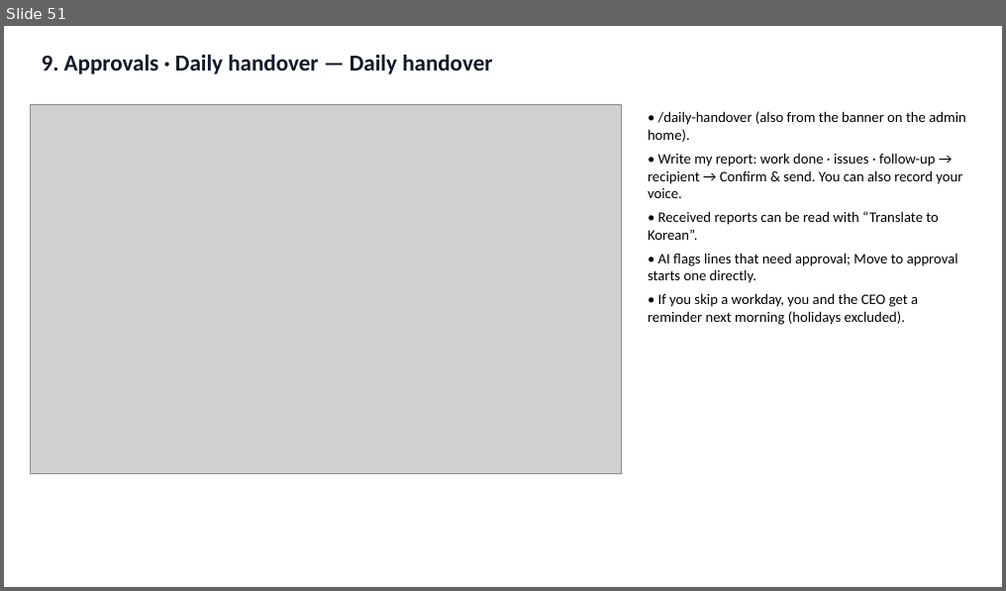
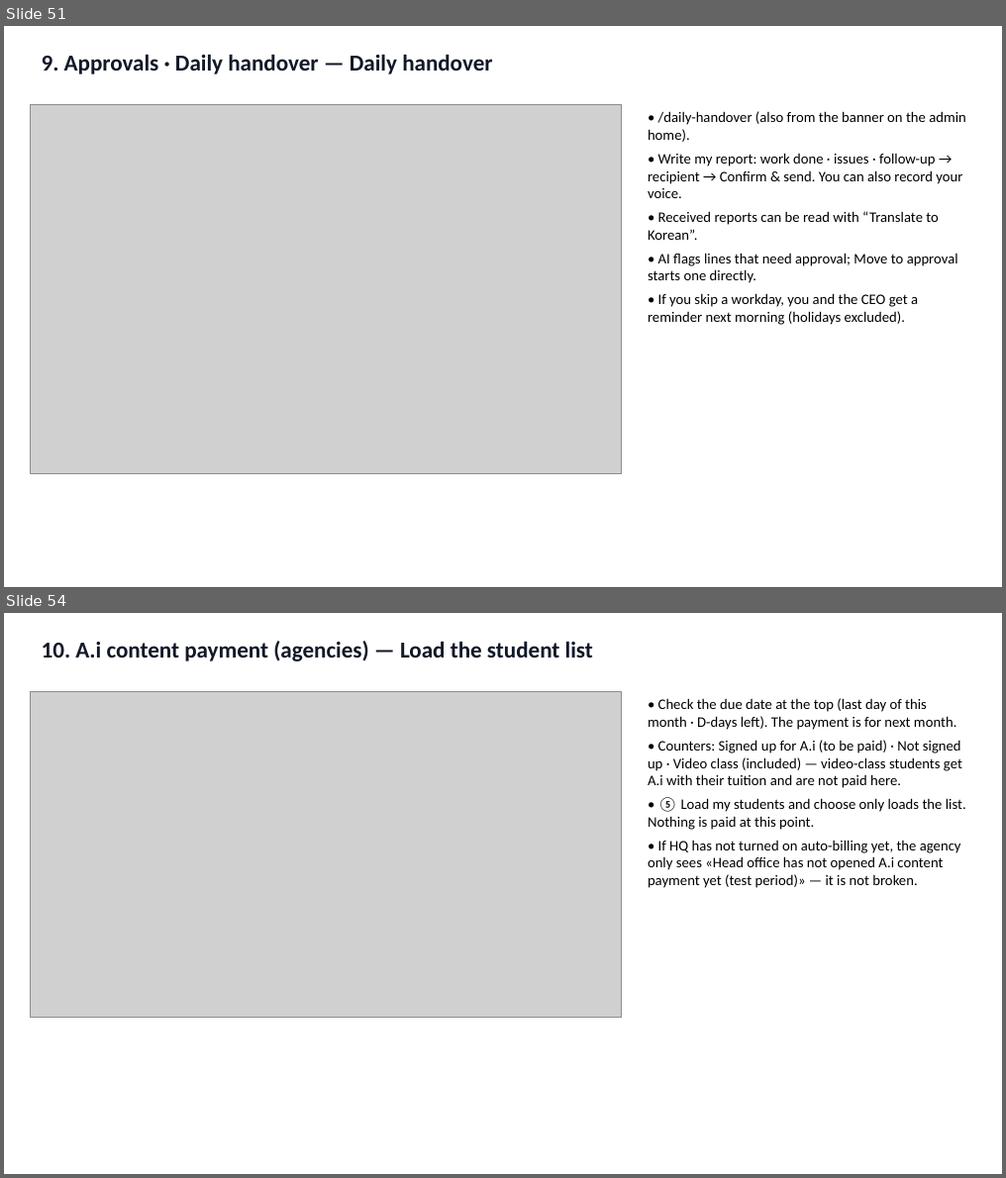
Before and after one commit to navy111p-sudo/mangoiweb, a slide deck: cloudflare-deploy/public/library/admin/admin-en.pptx. Shown one above the other, each under a label of ours: slide 51 before the commit, slides 51 and 54 after it; the slides between them are not shown. The pictures are 1006x591 and 1006x1178 pixels, drawn with LibreOffice and Linux fonts; fonts in the diff are those of the drawing; grey boxes stand for pictures. Boxes give left, top, right and bottom in pixels: in the first picture for what was removed or moved away, otherwise in the second. Text is boxed around its words. In the diff, an @@ line names an element or a change of style, - is before the commit and + after.

```diff
--- a/cloudflare-deploy/public/library/admin/admin-en.pptx
+++ b/cloudflare-deploy/public/library/admin/admin-en.pptx
@@ slide 54 added at bbox=[4, 613, 1002, 1174], background #FFFFFF @@
@@ text added at bbox=[42, 641, 593, 662], 22 pt, text #111827, bold @@
+10. A.i content payment (agencies) — Load the student list
@@ picture added at bbox=[30, 691, 622, 1018] @@
@@ text added at bbox=[648, 698, 966, 888], 14 pt, text #000000 @@
+• Check the due date at the top (last day of this month · D-days left). The payment is for next month.
+• Counters: Signed up for A.i (to be paid) · Not signed up · Video class (included) — video-class students get A.i with their tuition and are not paid here.
+• ⑤ Load my students and choose only loads the list. Nothing is paid at this point.
+• If HQ has not turned on auto-billing yet, the agency only sees «Head office has not opened A.i content payment yet (test period)» — it is not broken.
```
Also in this commit, not shown: 3 slides changed, 6 other slides added, 21 other files.
